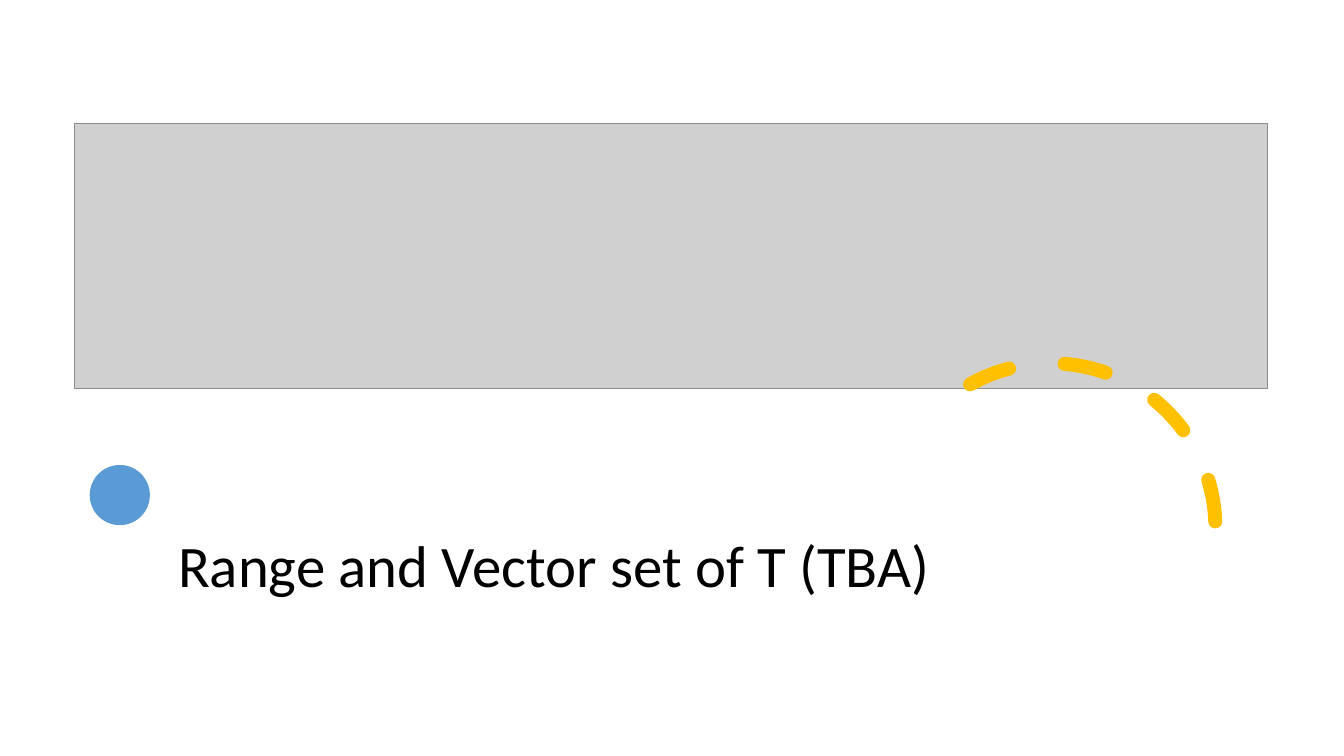
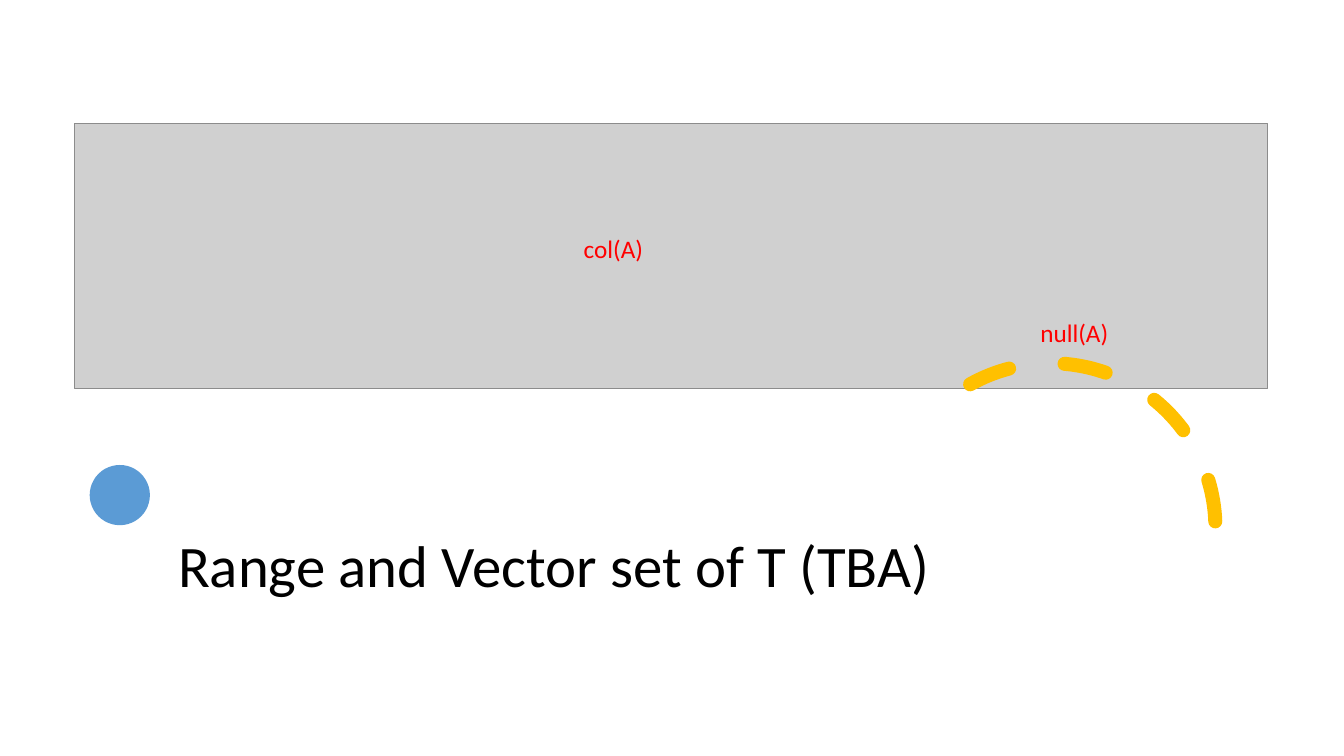
Before and after one commit to Jeffchen54/Linear-Definitions-and-Theorems, a slide deck: slide 13 of Unit 3-4 Definitions.pptx. Drawn at 1344x756 pixels with LibreOffice and Linux fonts; fonts in the diff are those of the drawing; grey boxes stand for pictures. Boxes give left, top, right and bottom in pixels: in the first picture for what was removed or moved away, otherwise in the second. Text is boxed around its words. In the diff, an @@ line names an element or a change of style, - is before the commit and + after.

```diff
--- a/Unit 3-4 Definitions.pptx
+++ b/Unit 3-4 Definitions.pptx
@@ text added at [584,239,643,262], 18 pt, text #FF0000 @@
+col(A)
@@ text added at [1040,323,1108,346], 18 pt, text #FF0000 @@
+null(A)
```
Also in this commit, not shown: 6 other slides changed, 13 slides added, 9 slides removed, 1 other file.
